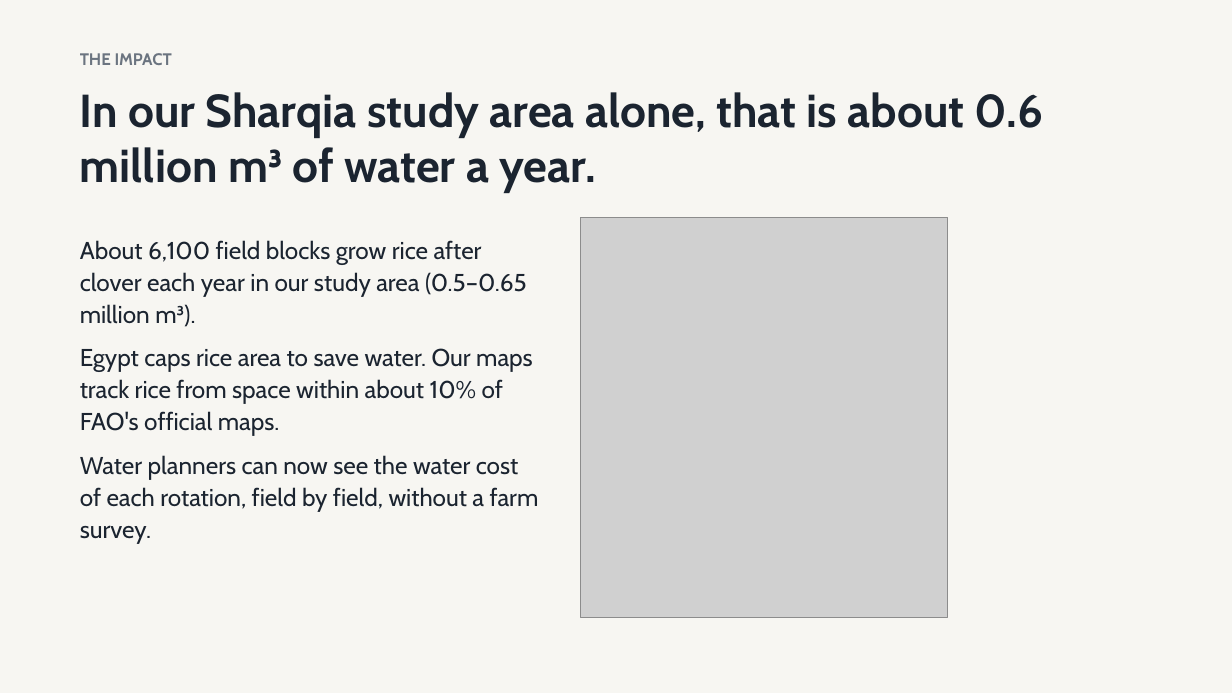
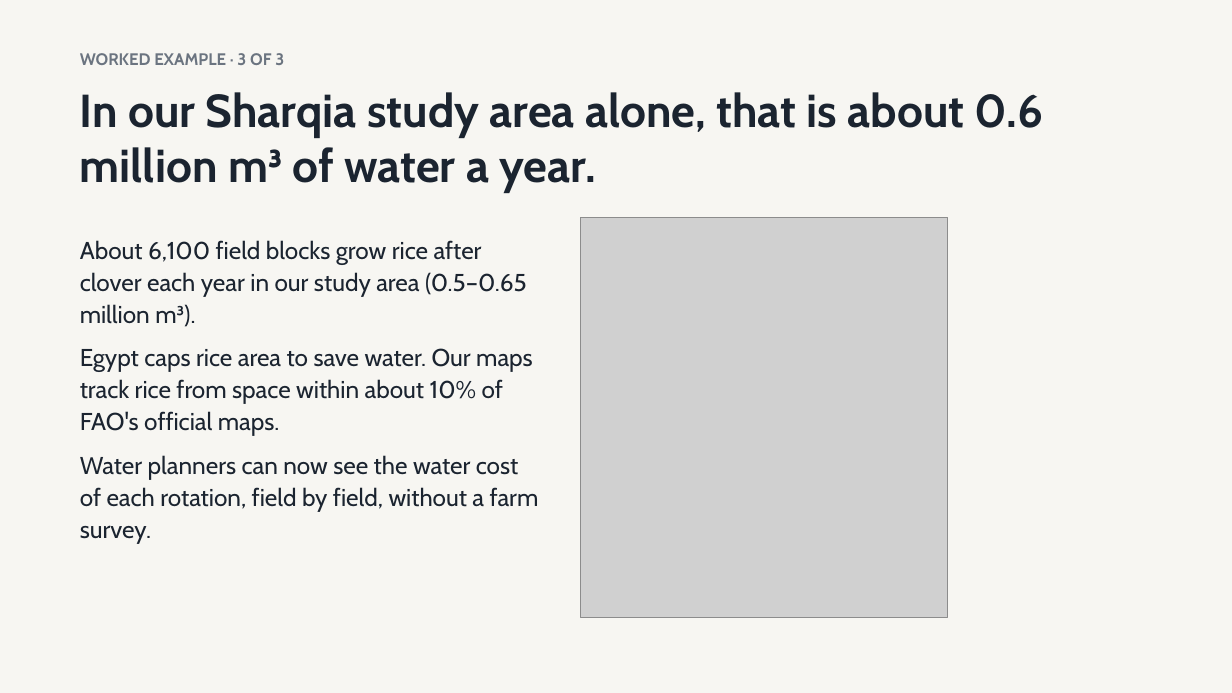
Before and after one commit to ManuelGamal/hail-mary-fieldshift, a slide deck: slide 6 of docs/submission/deck_water.pptx. Drawn at 1232x693 pixels with LibreOffice and Linux fonts; fonts in the diff are those of the drawing; grey boxes stand for pictures. Boxes give left, top, right and bottom in pixels: in the first picture for what was removed or moved away, otherwise in the second. Text is boxed around its words. In the diff, an @@ line names an element or a change of style, - is before the commit and + after.

Commit message:
Label the water study as the tool's worked example (slides 4-6, form)

```diff
--- a/docs/submission/deck_water.pptx
+++ b/docs/submission/deck_water.pptx
@@ text at [80, 53, 284, 65]: text changed @@
-THE IMPACT
+WORKED EXAMPLE · 3 OF 3
```
Also in this commit, not shown: 2 other slides changed, 3 other files.
